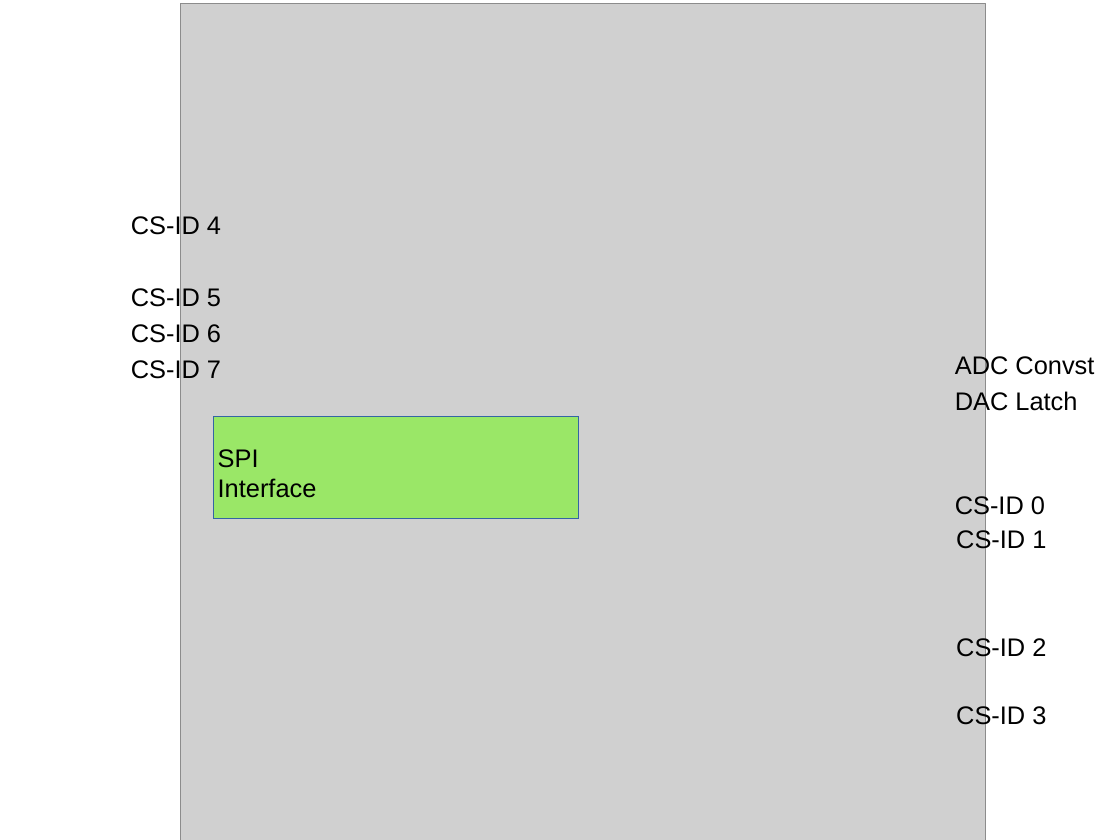
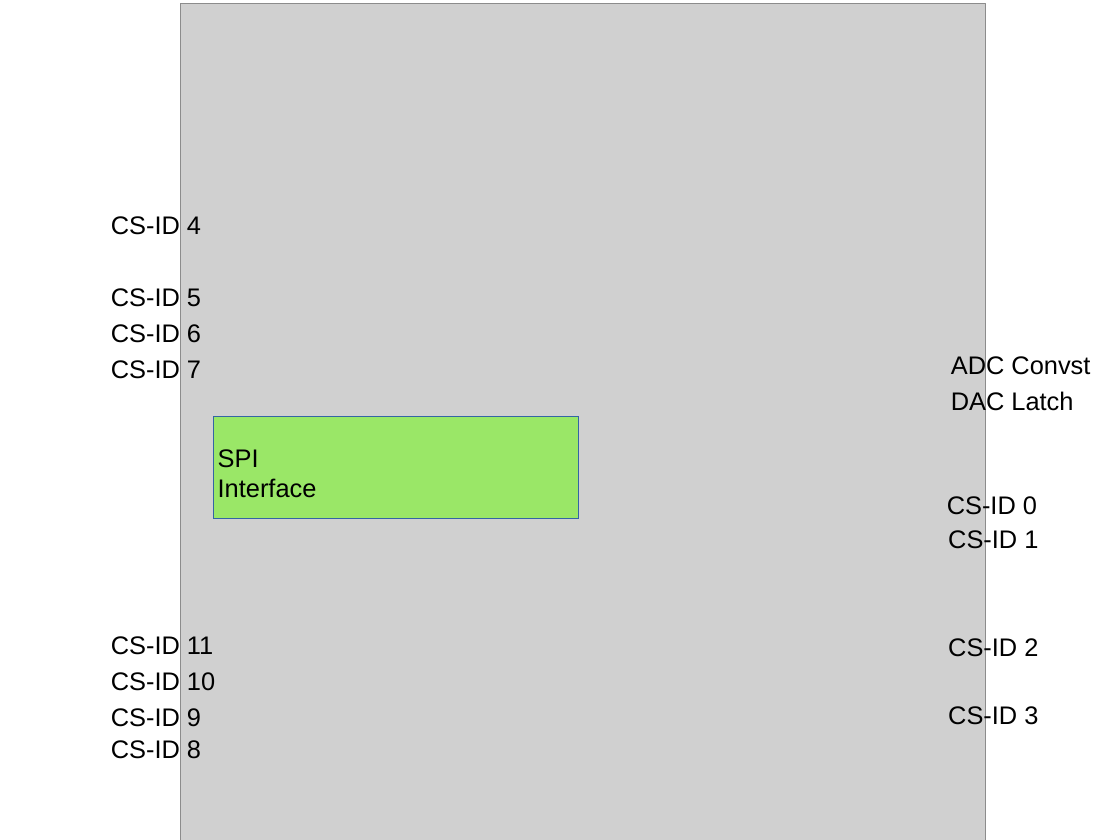
Before and after one commit to arne48/rasp-pi_extension, a slide deck: slide 1 of Info/pin_usage.odp. Drawn at 1120x840 pixels with LibreOffice and Linux fonts; fonts in the diff are those of the drawing; grey boxes stand for pictures. Boxes give left, top, right and bottom in pixels: in the first picture for what was removed or moved away, otherwise in the second. Text is boxed around its words. In the diff, an @@ line names an element or a change of style, - is before the commit and + after.

```diff
--- a/Info/pin_usage.odp
+++ b/Info/pin_usage.odp
@@ text at (111, 216, 201, 235): text changed @@
-CS-ID 3
+CS-ID 4
@@ text at (111, 288, 201, 307): text changed @@
-CS-ID 4
+CS-ID 5
@@ text at (111, 324, 201, 343): text changed @@
-CS-ID 5
+CS-ID 6
@@ text "ADC Convst": place and size @@
-text "ADC Convst" at (955, 353, 1094, 379)
+text "ADC Convst" at (951, 353, 1090, 379)
@@ text at (111, 360, 201, 379): text changed @@
-CS-ID 6
+CS-ID 7
@@ text "DAC Latch": place and size @@
-text "DAC Latch" at (955, 389, 1077, 415)
+text "DAC Latch" at (951, 389, 1073, 415)
@@ text at (947, 493, 1037, 519): text changed @@
-CS-ID 7
+CS-ID 0
@@ text at (948, 528, 1038, 554): text changed @@
-CS-ID 0
+CS-ID 1
@@ text added at (111, 636, 213, 655), 18 pt, text #000000 @@
+CS-ID 11
@@ text at (948, 636, 1038, 662): text changed @@
-CS-ID 1
+CS-ID 2
@@ text added at (111, 672, 215, 691), 18 pt, text #000000 @@
+CS-ID 10
@@ text added at (111, 708, 201, 727), 18 pt, text #000000 @@
+CS-ID 9
@@ text at (948, 704, 1038, 730): text changed @@
-CS-ID 2
+CS-ID 3
@@ text added at (111, 740, 201, 759), 18 pt, text #000000 @@
+CS-ID 8
```
Also in this commit, not shown: 21 other files.
